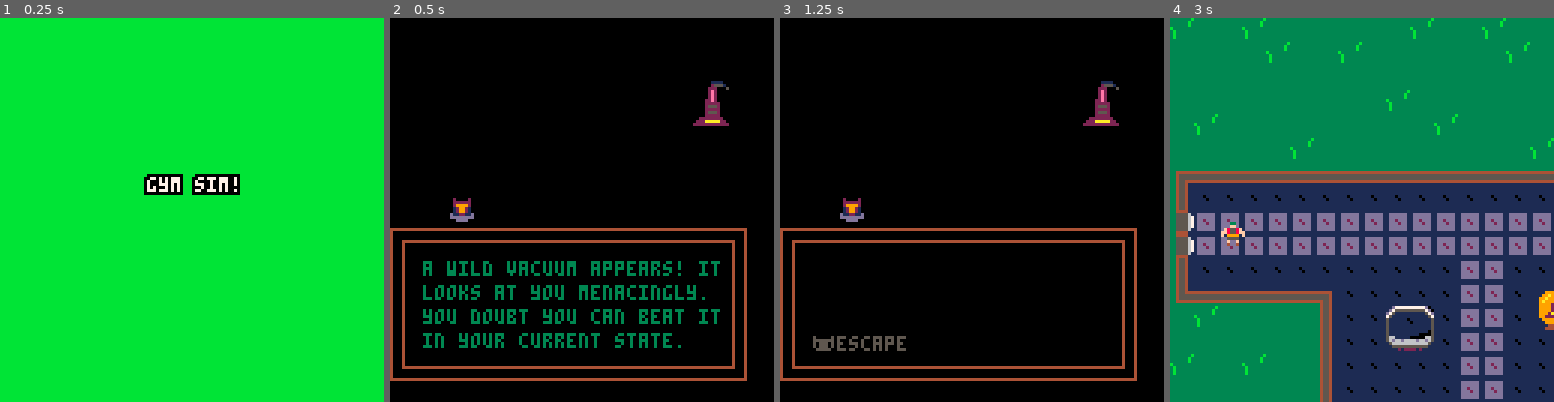
Above: before the commit, frames 1-4 (left to right).
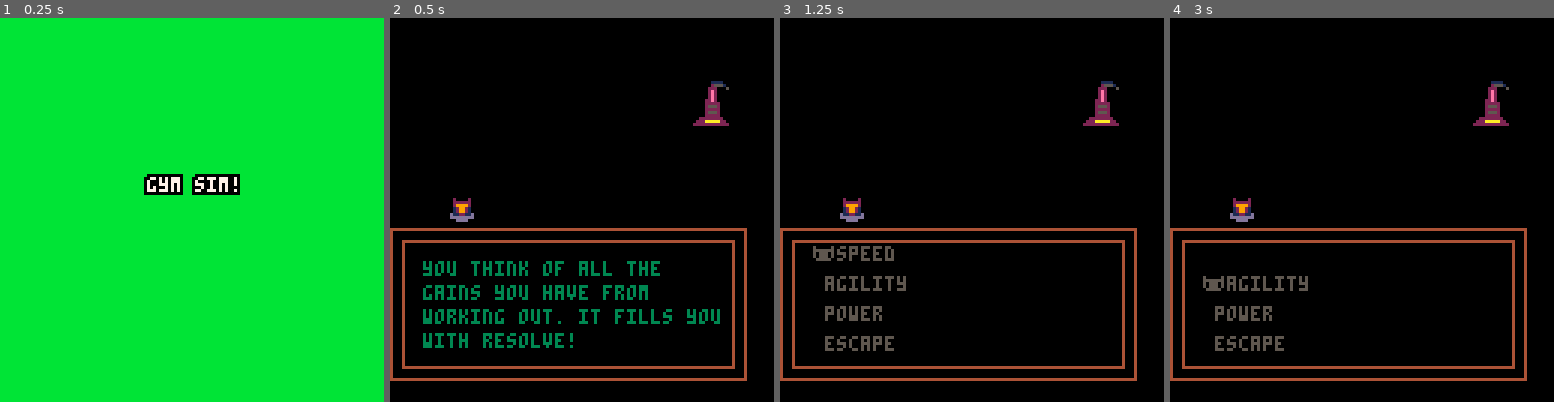
Above: after the commit, the same moments.

Repository: MarkNickerson/GymSim
Game: PICO-8 cartridge gymsim.p8
The game is run twice, just before and just after one commit, with the same random seed, the same clock (stepped at 60 frames per second) and the same inputs.
Inputs:
- Up to frame 1 (0.25 s): no input
- Up to frame 2 (0.5 s): tap X (X key) at 0.33 s
- Up to frame 3 (1.25 s): tap O (Z key) at 0.7 s; tap X (X key) at 1.07 s
- Up to frame 4 (3 s): hold Right 1.6-2.1 s; tap O (Z key) every 0.4 s from 1.7 to 2.9 s; tap X (X key) at 1.85, 2.97 s; hold Up 2.15-2.42 s; hold Right from 2.47 s (still down)

Frame 1 is identical in both runs. In frame 2, 4.0% of the frame differs, in the area x 8-86%, y 63-86%; in frame 3, 1.5%; in frame 4, 99%, in the area x 0-100%, y 0-100%.

Commit message:
Adding win screen and win music.

Diff:
--- a/gymsim.p8
+++ b/gymsim.p8
@@ -25,7 +25,8 @@
   run_fail = 9,
   feather_intro = 10,
   feather_win = 11,
-  feather_fail = 12
+  feather_fail = 12,
+  win = 20,
 }
 
 boss_states = {
@@ -50,7 +51,7 @@
 -- what to print on the next boss move
 boss_move = "the boss does something"
 -- which workouts have been completed
-completed_tasks = {false, false, false, true} -- run, feather, post
+completed_tasks = {true, true, true, true} -- run, feather, post
 -- which boss options have been chosen
 chosen_boss_options = {false, false, false, false}
 -- text to show for each boss option
@@ -135,6 +136,8 @@
     update_feather_win()
   elseif state == game_states.feather_fail then
     update_feather_fail()
+  elseif state == game_states.win then
+    update_win()
   end
 end
 
@@ -164,6 +167,8 @@
     draw_feather_win()
   elseif state == game_states.feather_fail then
     draw_feather_fail()
+  elseif state == game_states.win then
+    draw_win()
   end
 end
 --------------------------------------------------------------------------------
@@ -219,7 +224,7 @@
    --up
    if btn(2) and not solid_tile(player.x, player.y-1)then
      player.dy = -2
-     	player.y-=player.speed
+      player.y-=player.speed
     if (player.y-cam.y<64-allowance-playerdiff) then cam.y-=player.speed end
   end
 
@@ -676,7 +680,7 @@
     boss_move = "you defeated the vacuum"
     -- go to end screen if victory
     if btnp(5) then
-      change_state(1)
+      change_state(20)
     end
   end
 
@@ -783,6 +787,26 @@
 end
 --------------------------------------------------------------------------------
 -- end boss
+--------------------------------------------------------------------------------
+
+--------------------------------------------------------------------------------
+-- begin win
+--------------------------------------------------------------------------------
+
+function draw_win()
+  write_with_bounds("you beat the vacuum! you worked out! nothing can stop you now!", 20, 20, 4, screen_size - 20)
+end
+
+
+function update_win()
+  if (btnp(5)) then
+    -- reset game
+    run()
+  end
+end
+
+--------------------------------------------------------------------------------
+-- end win
 --------------------------------------------------------------------------------
 
 
@@ -868,6 +892,9 @@
     state = game_states.feather_win
   elseif game == 12 then
     state = game_states.feather_fail
+  elseif game == 20 then
+    music(33)
+    state = game_states.win
   end
 end
 
Not shown, changed: the music (__music__) section of gymsim.p8
Not shown, changed: the sound effects (__sfx__) section of gymsim.p8
